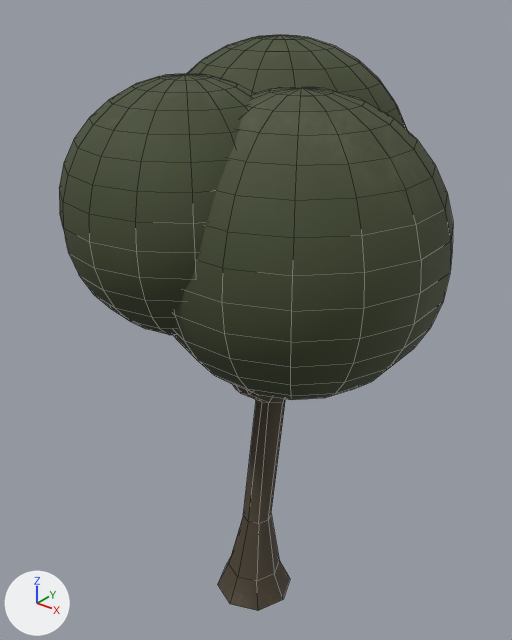
An edit to the FBX model Assets/3DModels/environment/Arbol_02.fbx, drawn before and after from the same camera.
Before and after are seen from a camera (50 mm lens) standing at (10.12, -12.55, 16.69) and looking at (-0.45, 0.66, 8.5). The axes (+X, +Y, +Z) are drawn at lower left. The lights are the same throughout. Mesh edges are drawn as thin lines. Where no turn or scale is listed for an object, it has been applied to the vertices.
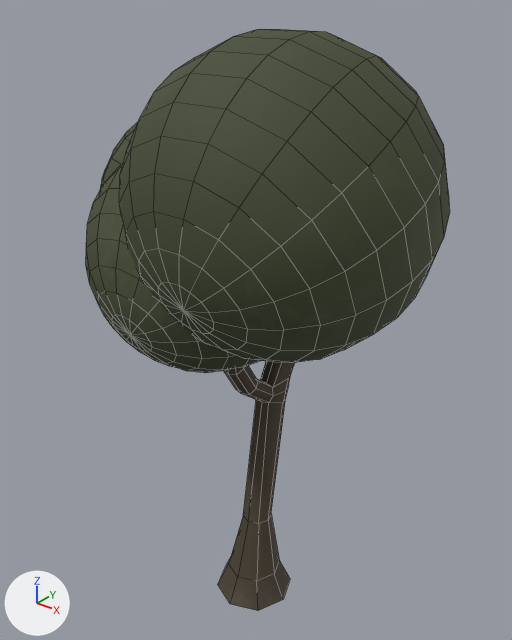
Where the change shows, as pixel boxes [x1, y1, x2, y2] in the pictures (512 x 640 px; the box of a moved part takes in the faces that stretch with it):
'Cylinder.002', reshaped (8% narrower)
    before: [59, 35, 453, 611]
    after: [86, 29, 450, 611]
part 1 of me_cylinder_003, moved or reshaped (not visible afterwards)
    before: [187, 35, 408, 131]
part 2 of me_cylinder_003, moved or reshaped
    before: [59, 74, 255, 335]
    after: [86, 163, 261, 373]
part 3 of me_cylinder_003, moved or reshaped
    before: [174, 87, 453, 400]
    after: [119, 29, 450, 363]

The edits, one by one:
me_cylinder_003 has 1047 vertices, 1092 faces and spans x -4.8..4.7, y -4.2..5.4, z -0.4..15.0.
me_cylinder_003 is used by ob_cylinder_002; location (0.0, 0.0, 0.39).
me_cylinder_003 part 1: the loose piece of 242 vertices spanning x -4.2..2.7, y -1.5..5.4, z 8.1..15.0 is turned 83.1 degrees about the x axis through its middle.
me_cylinder_003 part 2: the loose piece of 242 vertices spanning x -3.6..2.1, y -4.2..1.5, z 8.7..14.5 is turned 114.4 degrees about the x axis through its middle, then moved by (0.0, 0.6, -1.2).
me_cylinder_003 part 3: the loose piece of 242 vertices spanning x -2.1..4.7, y -3.4..3.4, z 7.3..14.2 is turned 114.4 degrees about the x axis through its middle, then moved by (0.0, -0.6, 1.2).
